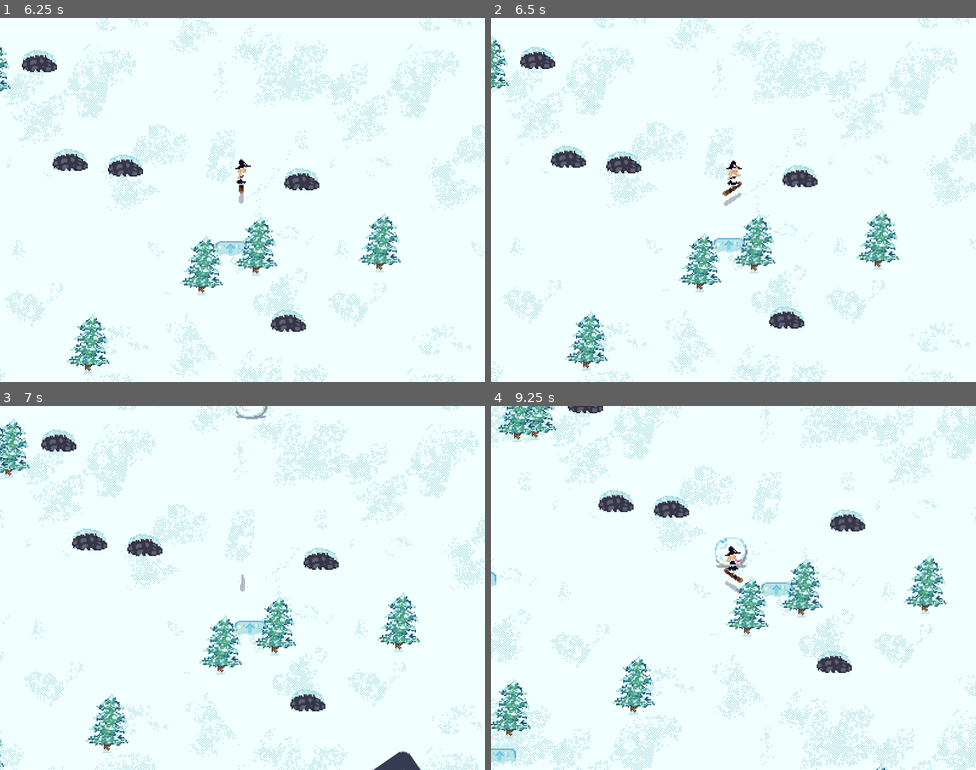
Above: before the commit, frames 1-4 (two rows, left to right).
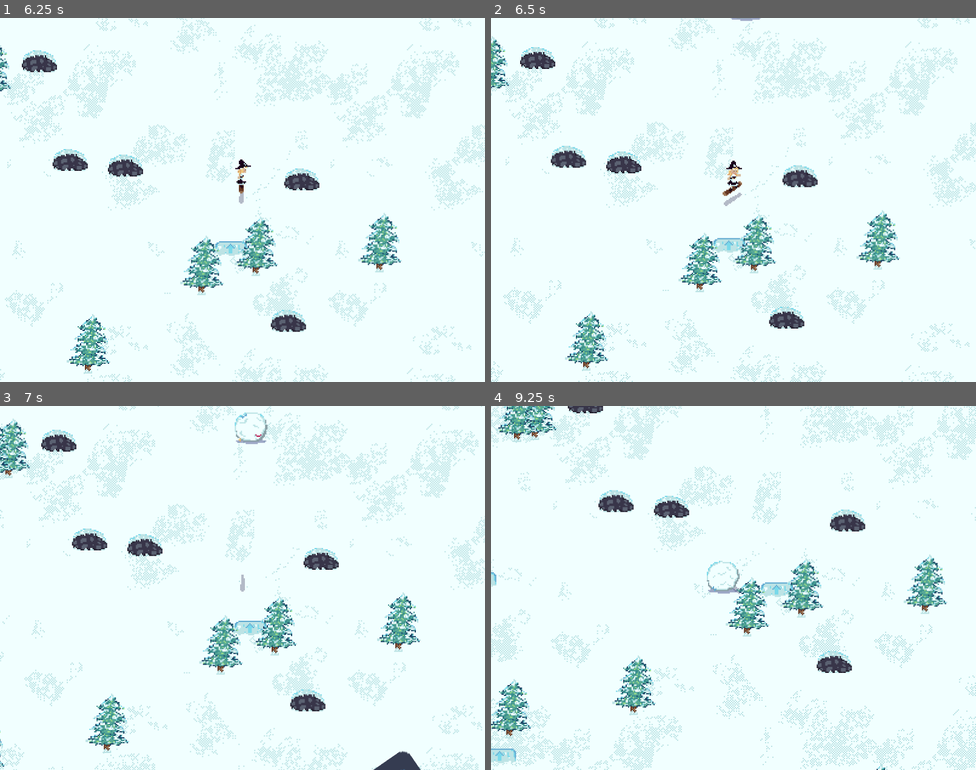
Above: after the commit, the same moments.

Repository: jiisloth/CirnoGoesSkiing
Game: Godot game, scene res://scenes/World.tscn
Two runs of this game, one before a commit and one after it. Both use one fixed random seed, a clock stepped at 60 frames per second and the inputs below. The engine's default icon, where the game draws it, is replaced by a stand-in: a white triangle on a blue panel in a dark square.
Inputs:
- Up to frame 1 (6.25 s): hold X (indy) 0.53-1.28 s; hold Up (up) 0.53-2.03 s; tap Space (jump) at 0.77, 1.52, 3.02, 3.77, 4.52, 6.02 s; tap Z (melon) at 1.35, 4.35 s; hold C (nose) 2.03-2.78 s; hold Left (left) 2.03-4.28 s; tap Down (stop) at 2.85, 5.85 s; hold X (indy) 3.53-4.28 s; hold Right (right) 4.28-5.03 s; hold Up (up) 5.03-5.78 s; hold C (nose) 5.03-5.78 s; hold Right (right) from 5.78 s (still down)
- Up to frame 2 (6.5 s): keep holding Right (right)
- Up to frame 3 (7 s): keep holding Right (right); hold X (indy) from 6.53 s (still down); tap Space (jump) at 6.77 s
- Up to frame 4 (9.25 s): release X (indy) at 7.28 s; tap Z (melon) at 7.35 s; tap Space (jump) at 7.52, 9.02 s; release Right (right) at 8.03 s; hold C (nose) 8.03-8.78 s; hold Left (left) from 8.03 s (still down); tap Down (stop) at 8.85 s

Frame 1 is identical in both runs. In frame 2, less than 0.1% of the frame differs, in the area x 49-56%, y 0-1%; in frame 3, 0.3%; in frame 4, 0.5%, in the area x 44-53%, y 36-52%.

Commit message:
bakabaka

Diff:
--- /dev/null
+++ b/Game/scenes/Baka.tscn
@@ -0,0 +1,6 @@
+[gd_scene load_steps=2 format=2]
+
+[ext_resource path="res://img/pixelart/baka.png" type="Texture" id=1]
+
+[node name="Baka" type="Sprite"]
+texture = ExtResource( 1 )
--- a/Game/scenes/SnowballBoss.gd
+++ b/Game/scenes/SnowballBoss.gd
@@ -1,6 +1,7 @@
 extends Node2D
 
 export(PackedScene) var Bullet
+export(PackedScene) var Baka
 
 onready var player := get_tree().get_root().get_node("World/Player")
 
@@ -19,6 +20,7 @@
 var starting = true
 var phase2 = false
 var past = false
+var dying = false
 
 var deltaTime = 0.0
 var animeTime = 0.0
@@ -62,7 +64,7 @@
     if diff.y > 305 and starting:
         velocity.x = accSpeed * (diff.x + xOffset)
         if (accSpeed) * (diff.y - 250) > velocity.y:
-            velocity.y += delta * diff.y * 0.05
+            velocity.y += diff.y * 0.05
         accSpeed += delta
     elif starting:
         accSpeed = 5
@@ -91,6 +93,10 @@
         shooting = false
         moving = true
 
+    if dying:
+        velocity.x = 0
+        velocity.y = 0
+    print(velocity)
     position += velocity * delta
     deltaTime += delta
     animeTime += delta * velocity.y * 0.04
@@ -164,8 +170,13 @@
 
 
 func die():
-    queue_free()
-
+    $Sprite.hide()
+    $Cirnoballshadow.hide()
+    var baka = Baka.instance()
+    add_child(baka)
+    shooting = false
+    dying = true
+    $DeathTimer.start()
 
 
 func _on_Area2D_body_entered(body):
@@ -173,3 +184,8 @@
         if body.height < 70:
             graze = false
             body.hit(1, false, 0.3)
+
+
+
+func _on_DeathTimer_timeout():
+    queue_free()
--- a/Game/scenes/SnowballBoss.tscn
+++ b/Game/scenes/SnowballBoss.tscn
@@ -1,9 +1,10 @@
-[gd_scene load_steps=6 format=2]
+[gd_scene load_steps=7 format=2]
 
 [ext_resource path="res://scenes/SnowballBoss.gd" type="Script" id=1]
 [ext_resource path="res://img/pixelart/CirnoBall.png" type="Texture" id=2]
 [ext_resource path="res://scenes/BossBullet.tscn" type="PackedScene" id=3]
 [ext_resource path="res://img/pixelart/cirnoballshadow.png" type="Texture" id=4]
+[ext_resource path="res://scenes/Baka.tscn" type="PackedScene" id=5]
 
 [sub_resource type="CircleShape2D" id=1]
 radius = 35.0
@@ -12,6 +13,7 @@
 position = Vector2( 0, 6 )
 script = ExtResource( 1 )
 Bullet = ExtResource( 3 )
+Baka = ExtResource( 5 )
 
 [node name="Cirnoballshadow" type="Sprite" parent="."]
 modulate = Color( 1, 1, 1, 0.411765 )
@@ -33,4 +35,8 @@
 scale = Vector2( 1, 0.5 )
 shape = SubResource( 1 )
 
+[node name="DeathTimer" type="Timer" parent="."]
+wait_time = 3.0
+
 [connection signal="body_entered" from="Area2D" to="." method="_on_Area2D_body_entered"]
+[connection signal="timeout" from="DeathTimer" to="." method="_on_DeathTimer_timeout"]
Binary file added: Game/img/pixelart/baka.png
Not shown, added: Game/img/pixelart/baka.png.import
